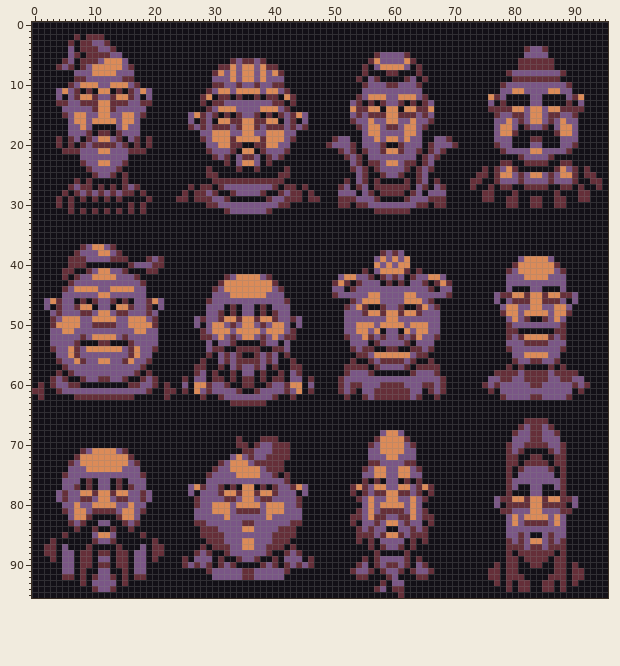
Sprite sheet -- faces.png. Above, as it was before the edit.
The file is 96x96 pixels.
After:
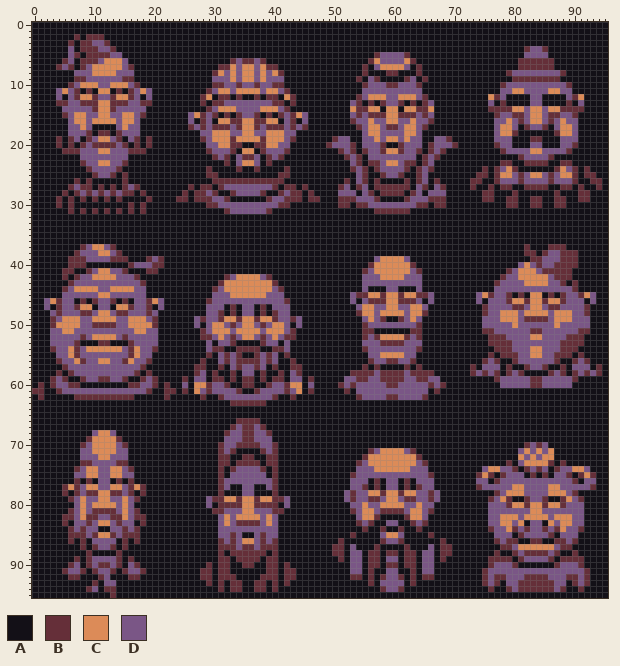
Palette (. is transparent): A #131017  B #652f39  C #dc8b58  D #7a5686
From the commit log: Added 4 fake cards. Gave each of the faces a name.
Difference:
Changed rows in their new state; - is an unchanged pixel.
first column x 50:
37 --------------------------------B---BBB------
38 --------AAAA--------------------BB-BDDBBB----
39 ---------C-CD------------------AABBD-DBBB----
40 ------B-C-C--B----------------AD-DBDD-BBB----
41 ------DC----CD--------------------DBBB-B-----
42 -AAAA-DDCCCCDD-AAAA---------B--C-----BBB-----
43 AAA-A---DDDDD--A-AAA-------BD---CCCC--B-B----
44 AA-AA-AAA--AAA-AA-AA-------DD-DDD--DDD-DB----
45 AAA-BB--BCCB--BB-AAA----DCB-D-ABA--ABA-D-BCD-
46 ---DADBBBCCBBBDAD-------D-D-DBCC----CCBD-D-D-
47 --AADCCDDCCDDCCDAA-------BDD-DBB----BBD-DDB--
48 --AABC-DC--CD-CBAA-------BDDC----------CDDB--
49 --AAA-C-BAAB-C-AAA-------DDDCC---BB---CCDDD--
50 --AAABD-DDDD-DBAAA-------DDDDDC------CDDDDD--
51 --AAABBA-AA-ABBAAA-------BBDDDDDDBBDDDDDDBB--
52 --AAABDBCCCCBDBAAA--------BBBD-DD--DD-DBBB---
53 ---AA-DDBBBBDD-AA---------BBBB--DDDD--BBBB---
54 ---AA-DDDDDDDD-AA----------BB----CC----BB----
55 ----AA-D----D-AA----------B-BBB-D--D-BBB-B---
56 ---A----D--D----A--------BDB-----DD-----BDB--
57 --AAA---AAAA---AAA-----B-DDD---ABDDBA---DDD-B
58 --ABBB-DBBBBD-BBBA-----BDBD-A-DBAAAABD-A-DBDB
59 -A--BB--BBBB--BB--A-------ABDD--D--D--DDBA---
60 ----D---D--D---D---------AAA------------AAA--
61 -ABAD--DDDDDD--DABA-------A-AAAAAAAAAAAA-A---
62 --A-BD-DD--DD-DB-A----------AAAAAAAAAAAA-----
first column x 2:
66 --------------------------------BBBB--------------------------------------------AAAA--------
67 -------------------------------BDBBDB------------------------------------------AAAAAA-------
68 --------DCCD------------------BDDBBDDB------------------AAAA------------------AAAAAAAA------
69 -------BCCCCB-----------------DDDBBDDDA----------------AAAAAA-----------------AAAAAAAA------
70 ------BDCCCCDB---------------BDD--B----AA-------------AAAAAAAA---------------AAA-D-DAAA-----
71 ------D------D---------------BDB-AAAB--AA-------------B------B---------------AADCDCDCAA-----
72 -----ADDD--DDDA--------------BBAAB-AA--AA------------BCCC--CCCB--------------AACDCDCCAA-----
73 ----AABBDDDDBBAA--------------BABBB-A--A------------BDCCCCCCCCDB--------------ADCCCCBA------
74 ----AB---DD---BA------------ABABDDDDBA-A------------DD---CC---DD---------DCCDDBAB-B-ABDDCCD-
75 ---AA--CC--CC--AA----------AABA-DDDD-A--A----------BD--DD--DD--DB-------BCB-BDD-ABABADDB-BCB
76 ---AAB--------BAA----------AAB--------BAA----------DDD--------DDD-------DD-BDD--------DDB-DD
77 ---BC-DCC--CCD-CB-------AAAAA-DA-DD-AD-AAAAA-------DD-ABA--ABA-DD-------BDDDDDCCD--DCCDDDDDB
78 --A-ABDB----BDBA-A------A-AAA-AAADDAAA-AAA-A------D-DDCC----CCDD-D---------BDCCCD--DCCCDB---
79 --AAB-CD----DC-BAA-------AA-BBCCB--BCCBB-AA-------DBD-BB----BB-DBD--------B-C-AA-DD-AA-C-B--
80 ---AADC------CDAA--------AA-ABBBB--BBBBA-AA--------DDCD------DCDD---------D-D-CC----CC-D-D--
81 ---ABD--------DBA--------AAABBD-DCCD-DBBAAA--------BDC--------CDB---------DDDD--------DDDD--
82 ---BBD--BDDB--DBB--------AAAA---CCCC---AAAA--------ADC--AAAA--CDA---------DDCC--------CCDD--
83 ---BA-DBDCCDBD-AB--------AAAA-C-B--B-C-AAAA--------AB-BAADDAAB-BA---------DDCCDCADDACDCCDD--
84 ----BDBDD--DDBDB----------AAA----DD----AAA----------ABAAB--BAABA----------BDDCB-B--B-BCDDB--
85 ---ABBBDB--BDBBBA---------AAAD-B-AA-B-DAAA---------BAAAAD--DAAAAB----------DD-A--DD--A-DD---
86 -A--B-B-D--D-B-B--A--------AA--B----B--AA--------B--A-A-B--B-A-A--B--------BD-BAABBAAB-DB---
87 AA-A--BABDDBAB--A-AA------A-A--B-BB-B--A-A------BB-D--ABAAAABA--D-BB--------B-DCCCCCCD-B----
88 AA-AA-A--AA--A-AA-AA-----AAA-BABBBBBBAB-AAA-----BB-DD-B--BB--B-DD-BB-------B-ABD----DBA-B---
89 -A-AABA-D--D-ABAA-A----A-AAA--B--BB--B--AAA-A----B-DDAB-A--A-BADD-B-------BBB-ABDDDDBA-BBB--
90 ---ABDA-D--D-ADBA------AAAA---BA-BB-AB---AAAA------DDAB-A--A-BADD---------BDDD---AA---DDDB--
91 ---B-D--B--B--D-B---------B-ABBAAAAAABBA-B---------D-A--A--A--A-D--------BDDDDDDDDDDDDDDDDB-
92 ---A-BA-AB-A-AB-A---------BBABBBAAAABBBABB---------B-AB-BD-B-BA-B--------BD-BDDDBBBBDDDB-DB-
93 ------A-BA---A-------------B-B-BB--BB-B-B-------------B-DD---B-----------BD--DD--BB--DD--DB-
94 -------BDAB------------------B-BB--BB-B----------------ABDD---------------B---D--BB--D---B--
95 -----------B-----------------------------------------------A--------------------------------
Changed places in both pictures, as pixel boxes (x1, y1, x2, y2):
changed: (332, 244, 602, 400)
changed: (44, 418, 452, 598)
changed: (476, 418, 596, 592)
